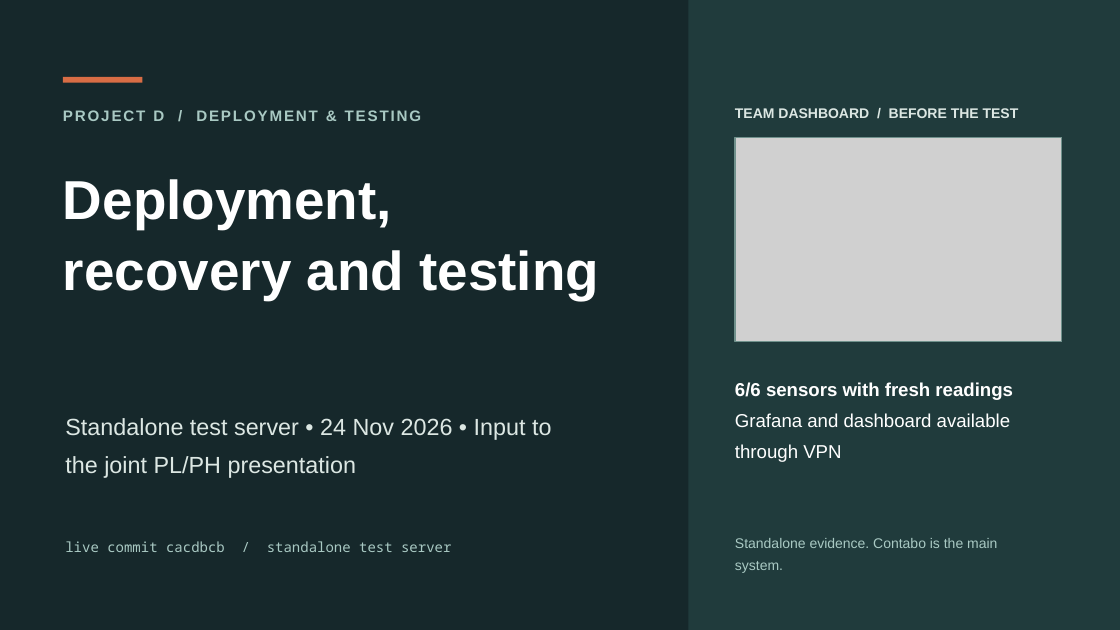
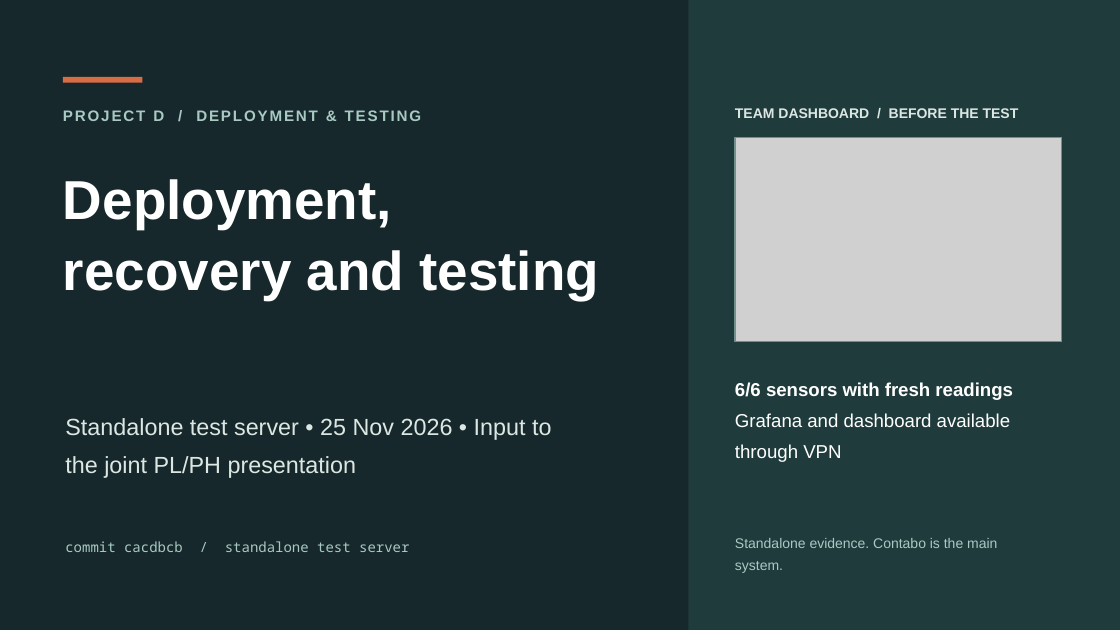
Before and after one commit to dtsulikowski-glitch/coil-projectD, a slide deck: slide 1 of evidence/checkin5/Project-D-standalone-testing-EN.pptx. Drawn at 1120x630 pixels with LibreOffice and Linux fonts; fonts in the diff are those of the drawing; grey boxes stand for pictures. Boxes give left, top, right and bottom in pixels: in the first picture for what was removed or moved away, otherwise in the second. Text is boxed around its words. In the diff, an @@ line names an element or a change of style, - is before the commit and + after.

```diff
--- a/evidence/checkin5/Project-D-standalone-testing-EN.pptx
+++ b/evidence/checkin5/Project-D-standalone-testing-EN.pptx
@@ text at [65, 418, 551, 478]: text changed @@
-Standalone test server • 24 Nov 2026 • Input to the joint PL/PH presentation
+Standalone test server • 25 Nov 2026 • Input to the joint PL/PH presentation
@@ text at [65, 541, 409, 552]: text changed @@
-live commit cacdbcb / standalone test server
+commit cacdbcb / standalone test server
```
Also in this commit, not shown: 7 other slides changed, 2 other files.
